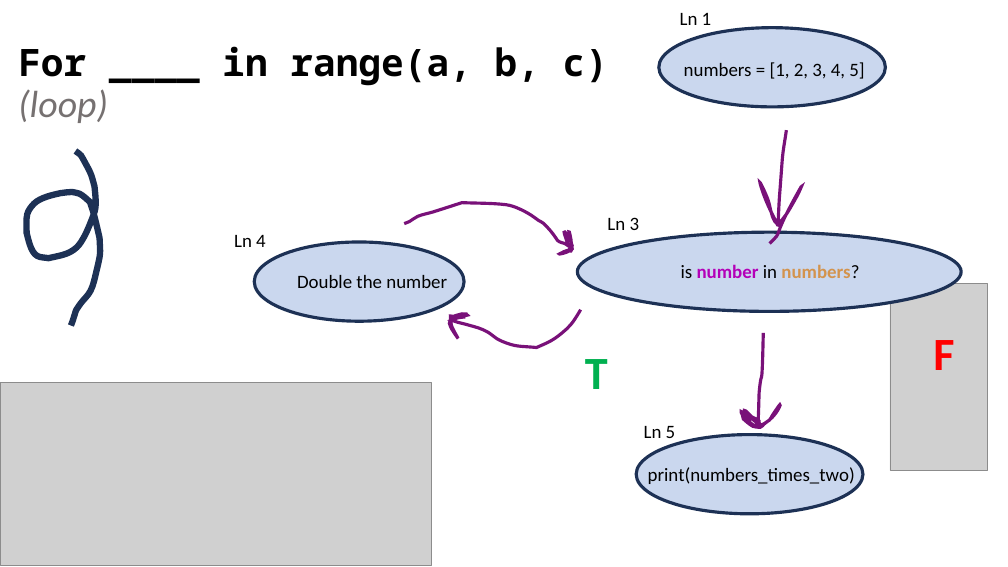
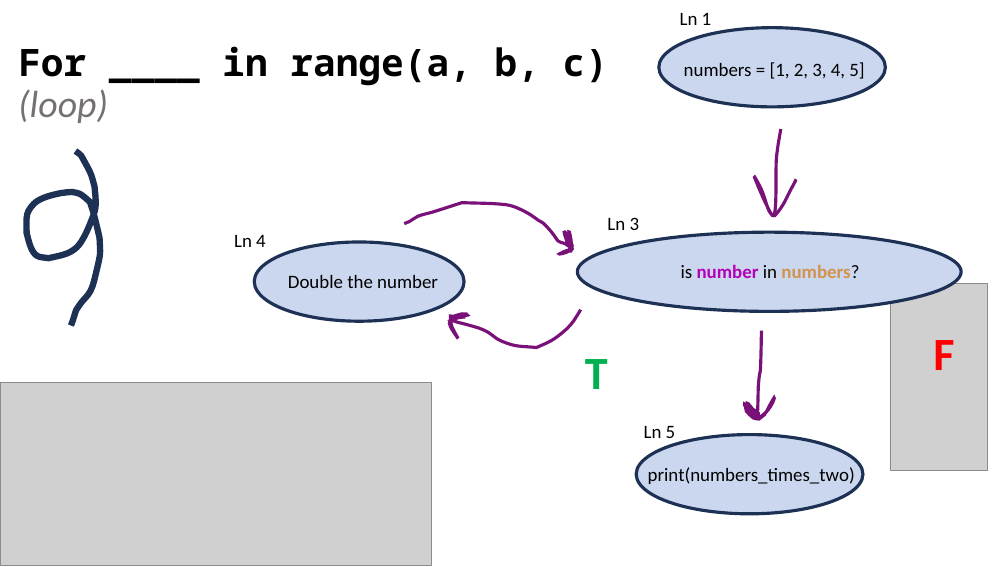
Before and after one commit to SUPERNOOB20/Python-Games-for-Kids, a slide deck: slide 12 of Python/CONTROL FLOW STRUCTURES (lessons #7 - )/PowerPoints & PDFs/Lesson +#7 - Making decisions (CFGs) v2.pptx. Drawn at 1008x567 pixels with LibreOffice and Linux fonts; fonts in the diff are those of the drawing; grey boxes stand for pictures. Boxes give left, top, right and bottom in pixels: in the first picture for what was removed or moved away, otherwise in the second. Text is boxed around its words. In the diff, an @@ line names an element or a change of style, - is before the commit and + after.

```diff
--- a/Python/CONTROL FLOW STRUCTURES (lessons #7 - )/PowerPoints & PDFs/Lesson +#7 - Making decisions (CFGs) v2.pptx
+++ b/Python/CONTROL FLOW STRUCTURES (lessons #7 - )/PowerPoints & PDFs/Lesson +#7 - Making decisions (CFGs) v2.pptx
@@ freeform shape: place and size @@
-freeform shape at <box>760,130,802,243</box>
+freeform shape at <box>755,129,796,216</box>
@@ text "Double the number": place and size @@
-text "Double the number" at <box>297,275,447,288</box>
+text "Double the number" at <box>288,275,438,288</box>
@@ freeform shape: place and size @@
-freeform shape at <box>741,333,780,427</box>
+freeform shape at <box>745,330,775,419</box>
```
Also in this commit, not shown: 2 other slides changed, 2 slides added, 18 other files.
